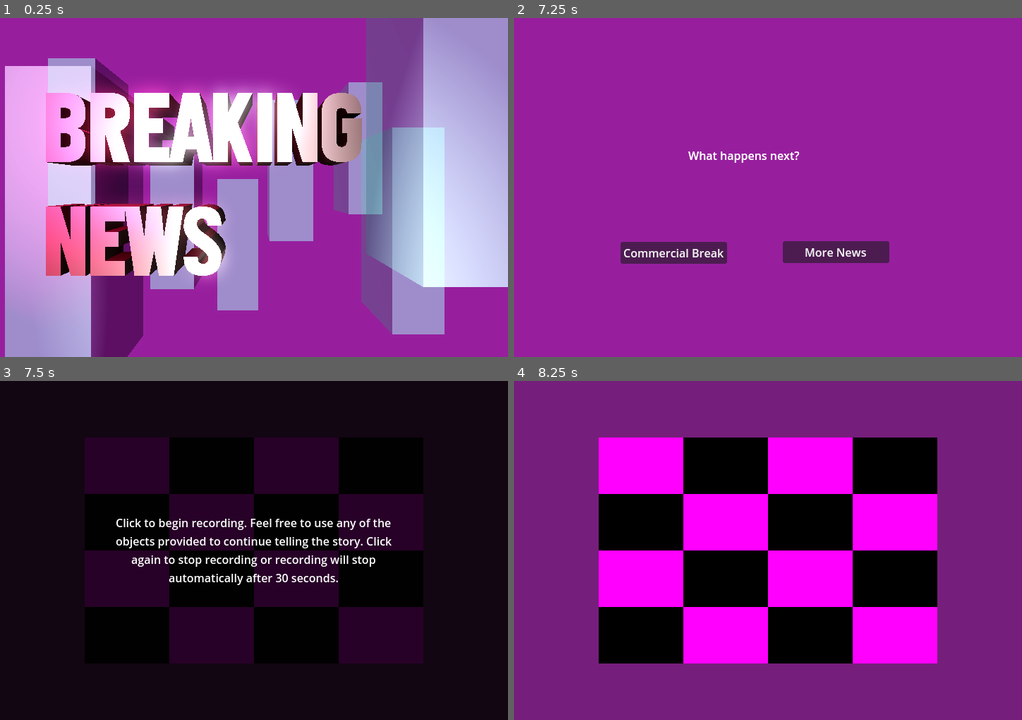
Above: before the commit, frames 1-4 (two rows, left to right).
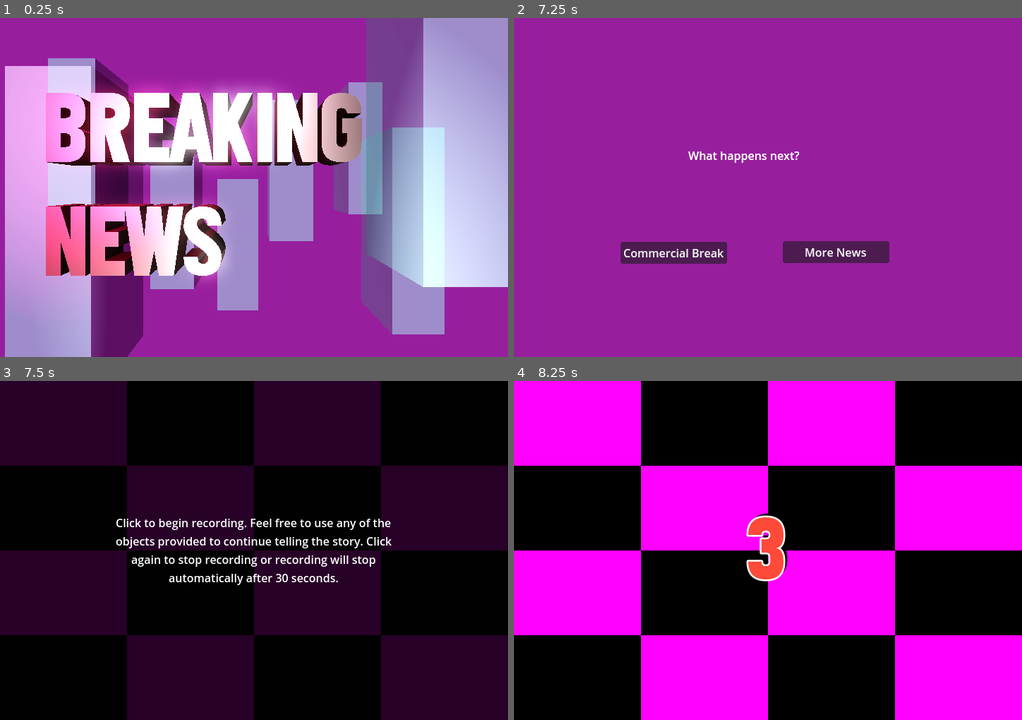
Above: after the commit, the same moments.

Repository: bezark/Monsters-Are-Attacking-the-City
Game: Godot game, scene res://BreakingNews/breakingnews.tscn
Two runs of this game, one before a commit and one after it. Both use one fixed random seed, a clock stepped at 60 frames per second and the inputs below. Video files are missing from this copy of the repository; at most half a second of black plays in their place.
Inputs (mouse positions are in pixels of both pictures, inside the frame that each line leads up to):
- Up to frame 1 (0.25 s): no input
- Up to frame 2 (7.25 s): tap Enter at 0.5 s; move the mouse to (879, 170) at 0.52 s; click (879, 170) at 0.67 s; move the mouse to (666, 204) at 1.27 s; click (666, 204) at 1.42 s; move the mouse to (818, 112) at 2.02 s; click (818, 112) at 2.17 s; move the mouse to (742, 255) at 2.77 s; click (742, 255) at 2.92 s; move the mouse to (920, 238) at 3.52 s; click (920, 238) at 3.67 s; move the mouse to (615, 136) at 4.27 s; click (615, 136) at 4.42 s; move the mouse to (793, 187) at 5.02 s; click (793, 187) at 5.17 s; move the mouse to (691, 102) at 5.77 s; click (691, 102) at 5.92 s; move the mouse to (879, 170) at 6.52 s; click (879, 170) at 6.67 s
- Up to frame 3 (7.5 s): click "More News" at 7.25 s
- Up to frame 4 (8.25 s): tap Enter at 8 s; move the mouse to (666, 567) at 8.02 s; click (666, 567) at 8.17 s

Frames 1-2 are identical in both runs. In frame 3, 16% of the frame differs, in the area x 16-84%, y 16-84%; in frame 4, 73%, in the area x 0-100%, y 0-100%.

Commit message:
recording

Diff:
--- a/monsters-attacking/Cameras/Recorder.tscn
+++ b/monsters-attacking/Cameras/Recorder.tscn
@@ -1,11 +1,21 @@
-[gd_scene load_steps=5 format=3 uid="uid://cvrmaipw23iue"]
+[gd_scene load_steps=7 format=3 uid="uid://cvrmaipw23iue"]
 
 [ext_resource type="Script" uid="uid://b52tqxseiqsqp" path="res://Cameras/actual_recorder.gd" id="1_g0ptl"]
 [ext_resource type="Texture2D" uid="uid://dwt71vvbsdry2" path="res://Cameras/webcam.tres" id="2_0rih5"]
 [ext_resource type="Script" uid="uid://dhcswwm6hsxym" path="res://Cameras/webcam_control.gd" id="3_ivji2"]
+[ext_resource type="FontFile" uid="uid://dul6l3qov1dtb" path="res://Assets/FrontPageNews11-ADw6.ttf" id="4_0rih5"]
 
 [sub_resource type="StyleBoxFlat" id="StyleBoxFlat_0rih5"]
 bg_color = Color(0.00784314, 0.00784314, 0.00784314, 0.854902)
+
+[sub_resource type="LabelSettings" id="LabelSettings_ivji2"]
+font = ExtResource("4_0rih5")
+font_size = 128
+font_color = Color(1, 0.291615, 0.229135, 1)
+outline_size = 10
+shadow_size = 6
+shadow_color = Color(0, 0, 0, 0.831373)
+shadow_offset = Vector2(4, -4)
 
 [node name="Recorder" type="Control"]
 layout_mode = 3
@@ -19,26 +29,45 @@
 [node name="AudioStreamPlayer" type="AudioStreamPlayer" parent="."]
 autoplay = true
 
-[node name="CenterContainer" type="CenterContainer" parent="."]
-layout_mode = 1
-anchors_preset = 15
-anchor_right = 1.0
-anchor_bottom = 1.0
-grow_horizontal = 2
-grow_vertical = 2
-
-[node name="Video" type="VideoStreamPlayer" parent="CenterContainer"]
+[node name="Video" type="VideoStreamPlayer" parent="."]
 unique_name_in_owner = true
 visible = false
 layout_mode = 2
+offset_left = 360.0
+offset_top = 240.0
+offset_right = 360.0
+offset_bottom = 240.0
 
-[node name="WebcamTexture" type="TextureRect" parent="CenterContainer"]
-custom_minimum_size = Vector2(480, 320)
+[node name="HBoxContainer" type="HBoxContainer" parent="Video"]
+layout_mode = 1
+anchors_preset = 12
+anchor_top = 1.0
+anchor_right = 1.0
+anchor_bottom = 1.0
+offset_top = -31.0
+grow_horizontal = 2
+grow_vertical = 0
+
+[node name="Redo" type="Button" parent="Video/HBoxContainer"]
 layout_mode = 2
+size_flags_vertical = 8
+text = "Redo..."
+
+[node name="Submit" type="Button" parent="Video/HBoxContainer"]
+layout_mode = 2
+size_flags_vertical = 8
+text = "Submit
+"
+
+[node name="WebcamTexture" type="TextureRect" parent="."]
+custom_minimum_size = Vector2(720, 480)
+layout_mode = 2
+offset_right = 720.0
+offset_bottom = 480.0
 texture = ExtResource("2_0rih5")
 expand_mode = 3
 
-[node name="WebcamControl" type="Node" parent="CenterContainer/WebcamTexture"]
+[node name="WebcamControl" type="Node" parent="WebcamTexture"]
 script = ExtResource("3_ivji2")
 DEVICE_NAME = "Camera         "
 FORMAT_INDEX = 1
@@ -61,4 +90,24 @@
 horizontal_alignment = 1
 autowrap_mode = 3
 
-[connection signal="finished" from="CenterContainer/Video" to="." method="_on_video_finished"]
+[node name="Countdown" type="Label" parent="."]
+visible = false
+layout_mode = 1
+anchors_preset = 8
+anchor_left = 0.5
+anchor_top = 0.5
+anchor_right = 0.5
+anchor_bottom = 0.5
+offset_left = -28.0
+offset_top = -67.5
+offset_right = 28.0
+offset_bottom = 67.5
+grow_horizontal = 2
+grow_vertical = 2
+text = "3"
+label_settings = SubResource("LabelSettings_ivji2")
+
+[node name="Timer" type="Timer" parent="Countdown"]
+
+[connection signal="finished" from="Video" to="." method="_on_video_finished"]
+[connection signal="timeout" from="Countdown/Timer" to="." method="_on_timer_timeout"]
--- a/monsters-attacking/Cameras/actual_recorder.gd
+++ b/monsters-attacking/Cameras/actual_recorder.gd
@@ -4,13 +4,26 @@
 var current_video : String
 var full_video_path: String
 
-
+var countdown = 3
+var recording = false
+var state = 'preview'
 @onready var video: VideoStreamPlayer = %Video
 
 func _input(event: InputEvent) -> void:
 	if event is InputEventMouseButton:
-		$Instructions.hide()
+		match state:
+			'preview':
+				$Instructions.hide()
+				$Countdown.show()
+				$Countdown/Timer.start()
+			'recording':
+				stop_recording()
+
+
+
+
 func start_recording():
+	state = "recording"
 	var output_path = ProjectSettings.globalize_path(base_path)
 	current_video = Time.get_datetime_string_from_system()
 	full_video_path = str(output_path,current_video)
@@ -78,8 +91,9 @@
 
 
 func play_video():
+	state = "playback"
 	print("trying to play video...")
-	$CenterContainer/VBoxContainer/WebcamTexture.hide()
+	$WebcamTexture.hide()
 	video.stream = VideoStreamTheora.new()
 	video.stream.file=str(full_video_path,".ogv")
 	video.show()
@@ -87,5 +101,14 @@
 
 
 func _on_video_finished() -> void:
-	video.hide()
-	$CenterContainer/VBoxContainer/WebcamTexture.show()
+	pass
+
+
+func _on_timer_timeout() -> void:
+	countdown -= 1
+	if countdown >=1:
+		$Countdown.text = str(countdown)
+	else:
+		$Countdown/Timer.stop()
+		$Countdown.hide()
+		start_recording()
Not shown: 1 places in monsters-attacking/Globals.tscn that only renumber resources
Not shown: 1 places in monsters-attacking/newscast.tres that only renumber resources
